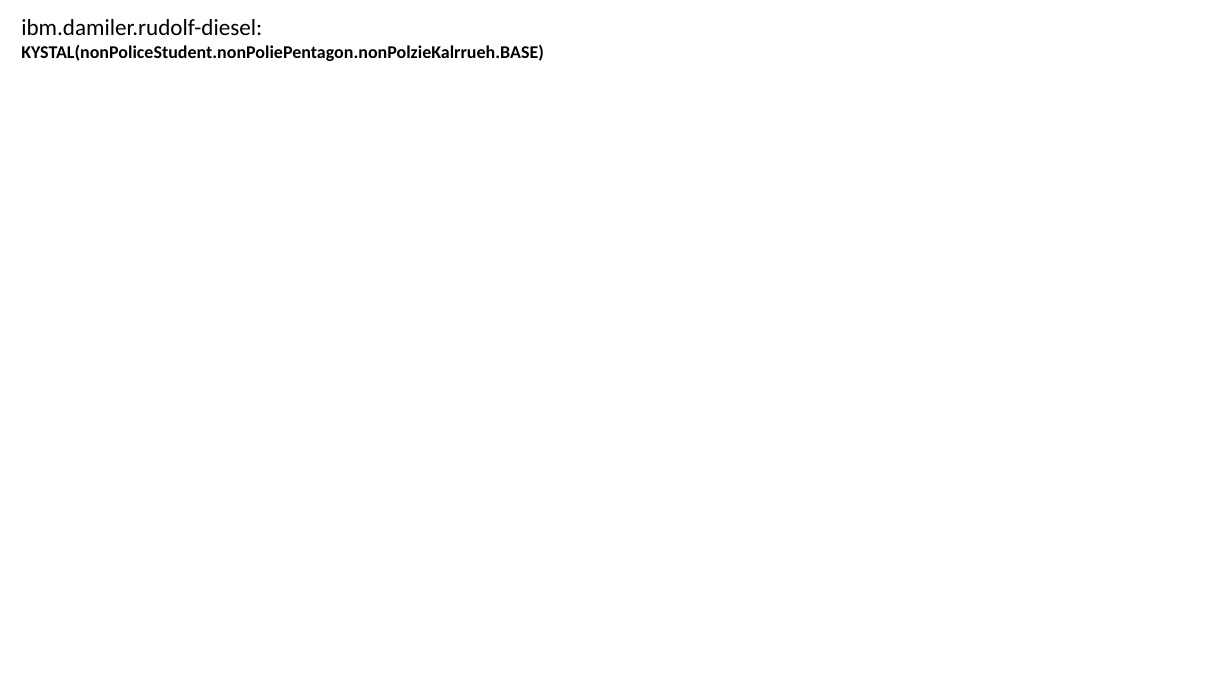
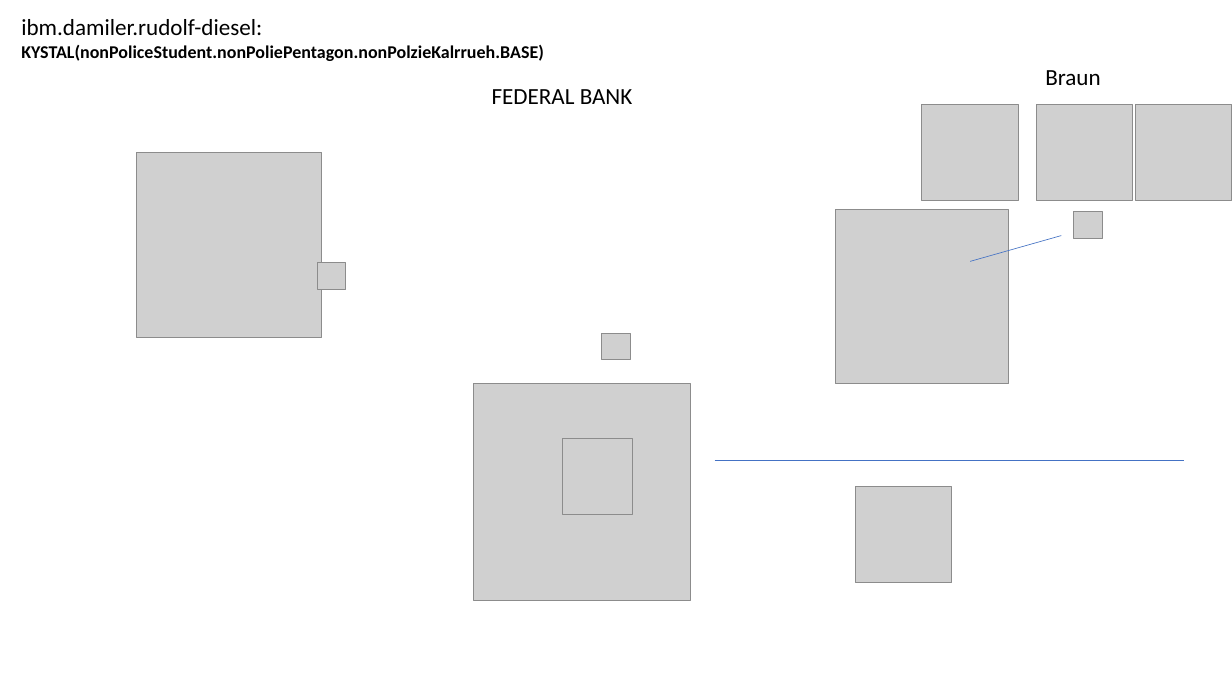
Before and after one commit to meja0016/FBI-depricated-, a slide deck: slide 7 of webservice/ibm/office/powerpoint/02-15-2023-nonPoliceDEA.pptx. Drawn at 1232x693 pixels with LibreOffice and Linux fonts; fonts in the diff are those of the drawing; grey boxes stand for pictures. Boxes give left, top, right and bottom in pixels: in the first picture for what was removed or moved away, otherwise in the second. Text is boxed around its words. In the diff, an @@ line names an element or a change of style, - is before the commit and + after.

```diff
--- a/webservice/ibm/office/powerpoint/02-15-2023-nonPoliceDEA.pptx
+++ b/webservice/ibm/office/powerpoint/02-15-2023-nonPoliceDEA.pptx
@@ text added at [492, 89, 633, 104], 18 pt, text #000000 @@
+FEDERAL BANK
@@ text added at [1045, 70, 1100, 85], 18 pt, text #000000 @@
+Braun
@@ picture added at [922, 104, 1019, 201] @@
@@ picture added at [1036, 104, 1132, 201] @@
@@ picture added at [1136, 104, 1232, 201] @@
@@ picture added at [137, 152, 323, 338] @@
@@ picture added at [836, 210, 1009, 384] @@
@@ line added from (970, 262) to (1062, 236), #4472C4 0.5 pt @@
@@ picture added at [1074, 212, 1103, 238] @@
@@ picture added at [317, 262, 346, 289] @@
@@ picture added at [602, 333, 630, 360] @@
@@ picture added at [474, 384, 690, 600] @@
@@ picture added at [563, 439, 632, 515] @@
@@ line added from (714, 461) to (1184, 461), #4472C4 0.5 pt @@
@@ picture added at [856, 487, 952, 583] @@
```
Also in this commit, not shown: 2 slides added.
